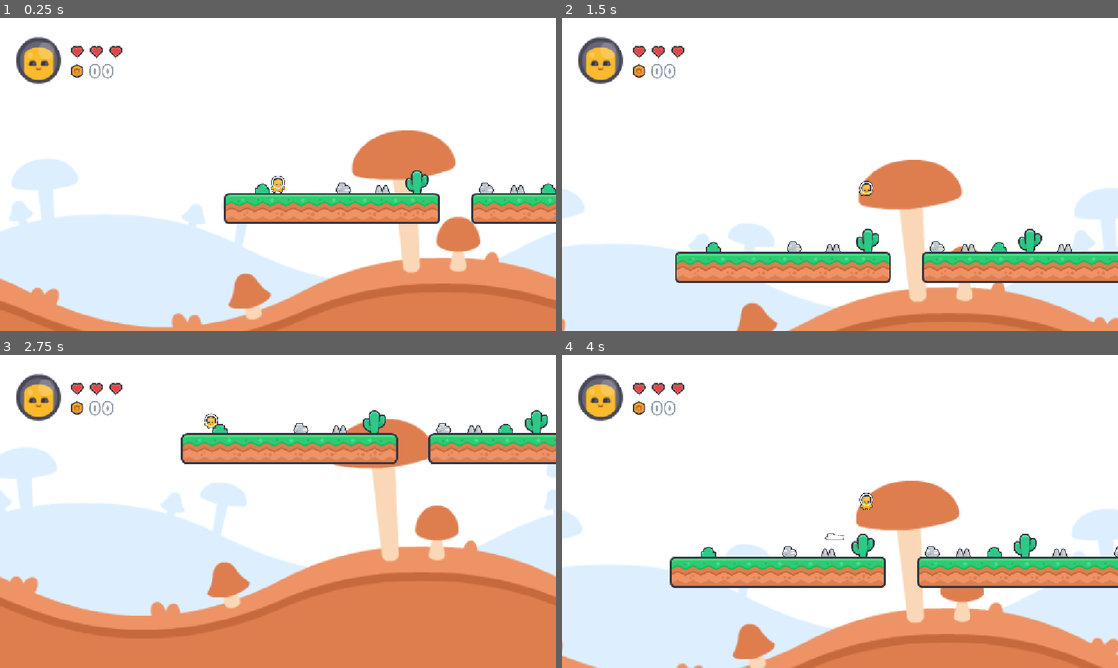
Above: before the commit, frames 1-4 (two rows, left to right).
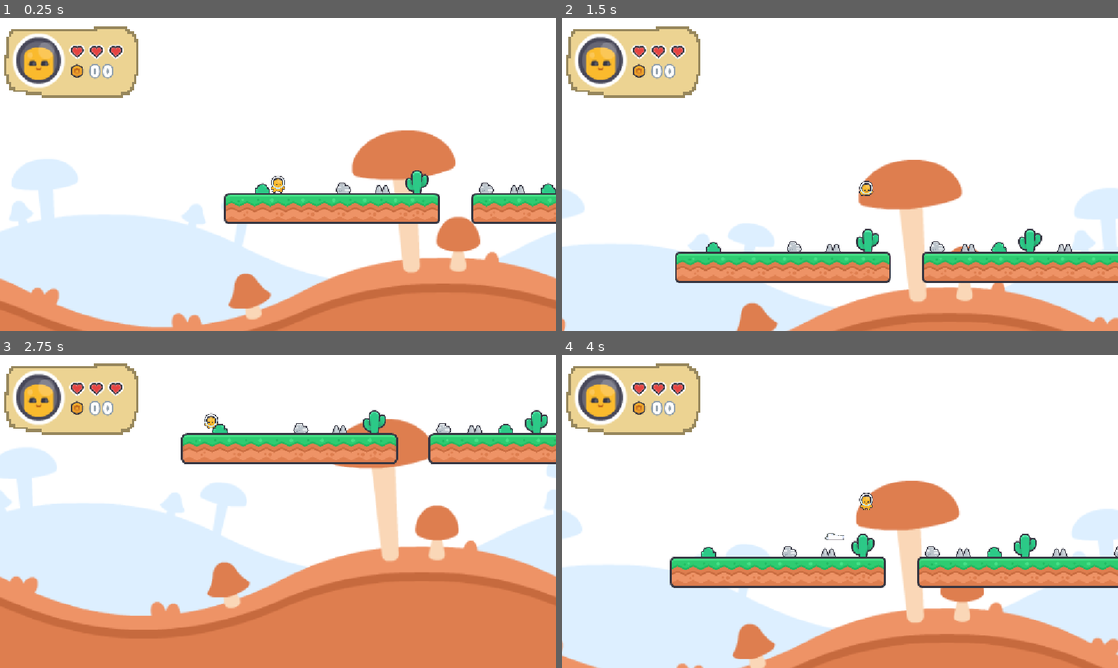
Above: after the commit, the same moments.

Repository: jet1211466/godot_platformer
Game: Godot game, scene res://scenes/level_1.tscn
Two runs of this game, one before a commit and one after it. Both use one fixed random seed, a clock stepped at 60 frames per second and the inputs below. Sound files missing from this copy of the repository are replaced by a short silence.
Inputs:
- Up to frame 1 (0.25 s): no input
- Up to frame 2 (1.5 s): tap Enter (ui_accept) at 0.5, 0.77 s; hold Right (ui_right) from 0.53 s (still down)
- Up to frame 3 (2.75 s): tap Enter (ui_accept) at 1.52 s; release Right (ui_right) at 2.03 s; hold Left (ui_left) from 2.03 s (still down)
- Up to frame 4 (4 s): release Left (ui_left) at 2.78 s; hold Right (ui_right) from 2.78 s (still down); tap Enter (ui_accept) at 3.02, 3.77 s

The runs differ from the first frame. In frame 1, 3.4% of the frame differs, in the area x 0-25%, y 2-26%; in frame 2, 3.4%; in frame 3, 3.4%; in frame 4, 3.4%.

Commit message:
added HUD background

Diff:
--- a/scenes/level_1.tscn
+++ b/scenes/level_1.tscn
@@ -16,6 +16,7 @@
 [ext_resource type="PackedScene" uid="uid://cvqviogqmt5v5" path="res://scenes/goldcoins_cl.tscn" id="14_2aecg"]
 [ext_resource type="PackedScene" uid="uid://debaeak5xlnvo" path="res://scenes/coin_amount.tscn" id="15_6dial"]
 [ext_resource type="PackedScene" uid="uid://chpj50spetav4" path="res://scenes/ladder.tscn" id="16_7nomh"]
+[ext_resource type="Texture2D" uid="uid://bs3u3bmb6t18g" path="res://sprites/HUD_BGthingy.png" id="17_1s4pk"]
 
 [sub_resource type="TileSetAtlasSource" id="TileSetAtlasSource_4nkto"]
 texture = ExtResource("4_5xbjy")
@@ -4768,6 +4769,14 @@
 [node name="rock3" parent="." unique_id=1855377773 instance=ExtResource("5_pa8r4")]
 position = Vector2(936, 560)
 
+[node name="HUDBackground" type="CanvasLayer" parent="." unique_id=1556209295]
+
+[node name="hudbackgroundSprite" type="Sprite2D" parent="HUDBackground" unique_id=502261727]
+texture_filter = 1
+position = Vector2(150, 88)
+scale = Vector2(4.5624995, 5.5)
+texture = ExtResource("17_1s4pk")
+
 [node name="rock4" parent="." unique_id=1318176509 instance=ExtResource("5_pa8r4")]
 position = Vector2(1216, 560)
 
--- a/scenes/player.tscn
+++ b/scenes/player.tscn
@@ -58,9 +58,6 @@
 "texture": ExtResource("5_3v2ag")
 }, {
 "duration": 1.0,
-"texture": ExtResource("5_fjrip")
-}, {
-"duration": 1.0,
 "texture": ExtResource("3_qlg0r")
 }],
 "loop": 2,
@@ -90,7 +87,7 @@
 position = Vector2(-4.7683716e-07, -4.7683716e-07)
 scale = Vector2(0.37499997, 0.37499997)
 sprite_frames = SubResource("SpriteFrames_xcuk0")
-animation = &"fall"
+animation = &"jumpdouble"
 autoplay = "idle"
 
 [node name="playerCollision" type="CollisionShape2D" parent="." unique_id=1676795311]
Binary file added: sprites/HUD_BGthingy.png
Not shown, added: sprites/HUD_BGthingy.png.import
